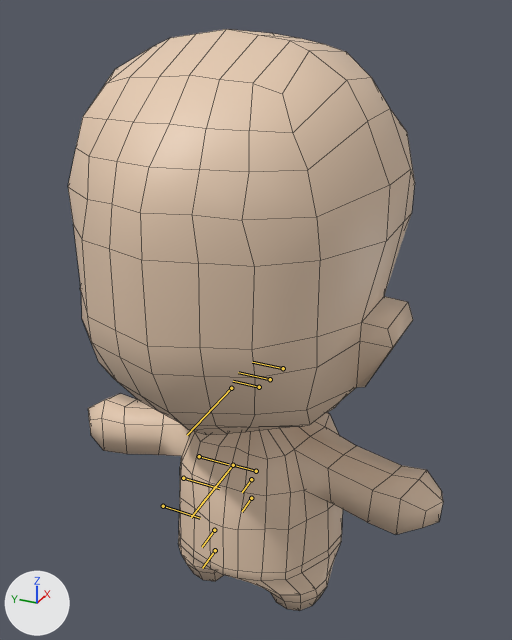
Renders of the FBX model Character Models/BasicCharacterRigged.fbx from each side of a commit.
Before and after are seen from a camera (50 mm lens) standing at (-0.0731, -0.0328, 0.0593) and looking at (-0.0033, -0.0014, 0.0245). Arrows for +X, +Y and +Z are at lower left; the lights stay in place. The bones that bend it are drawn over the model as lines. Mesh edges are drawn as thin lines.

Names of what the first picture shows: 'Character'.
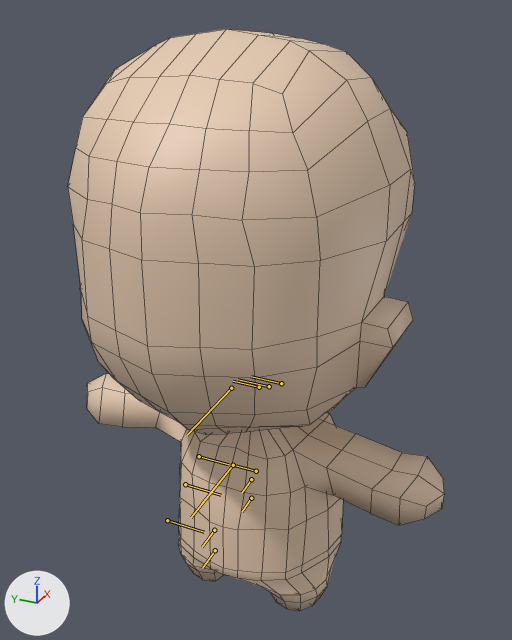
The newer file adds an action. The first version stands in its rest pose; the second is drawn at frame 1 of the action 'idle'.

Edits to the bpy script that builds the scene:
```text
Change bone_rshoulder:
    where bone_rshoulder = bpy.data.objects['Armature'].pose.bones['rshoulder']  # child of 'torso'
    bone_rshoulder.rotation_quaternion: (1.0, 0.0, 0.0, 0.0) -> (0.992, 0.0, 0.128, 0.0)  # degrees (0, 0, 0) -> degrees (0, 15, 0)
Change bone_l_shoulder:
    where bone_l_shoulder = bpy.data.objects['Armature'].pose.bones['l_shoulder']  # child of 'torso'
    bone_l_shoulder.rotation_quaternion: (1.0, 0.0, 0.0, 0.0) -> (0.988, 0.0, 0.156, 0.0)  # degrees (0, 0, 0) -> degrees (0, 18, 0)
```

Changed parts and their boxes [x1, y1, x2, y2] in the pictures (512 x 640 px):
'Character', posed
    before: [68, 29, 443, 611]
    after: [68, 29, 444, 611]
